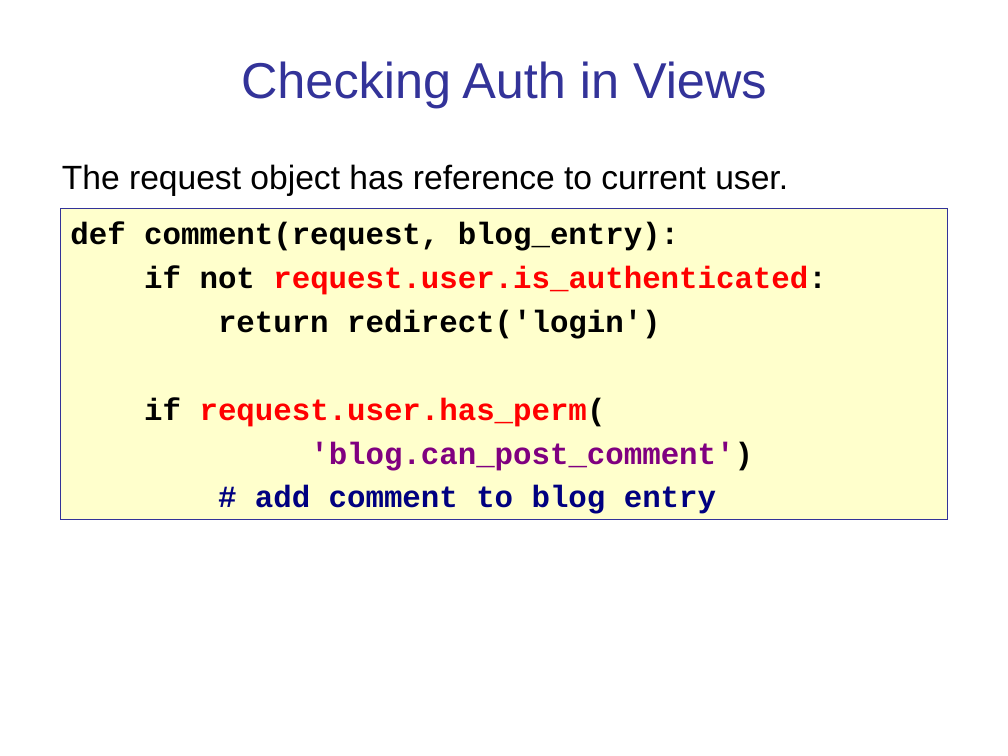
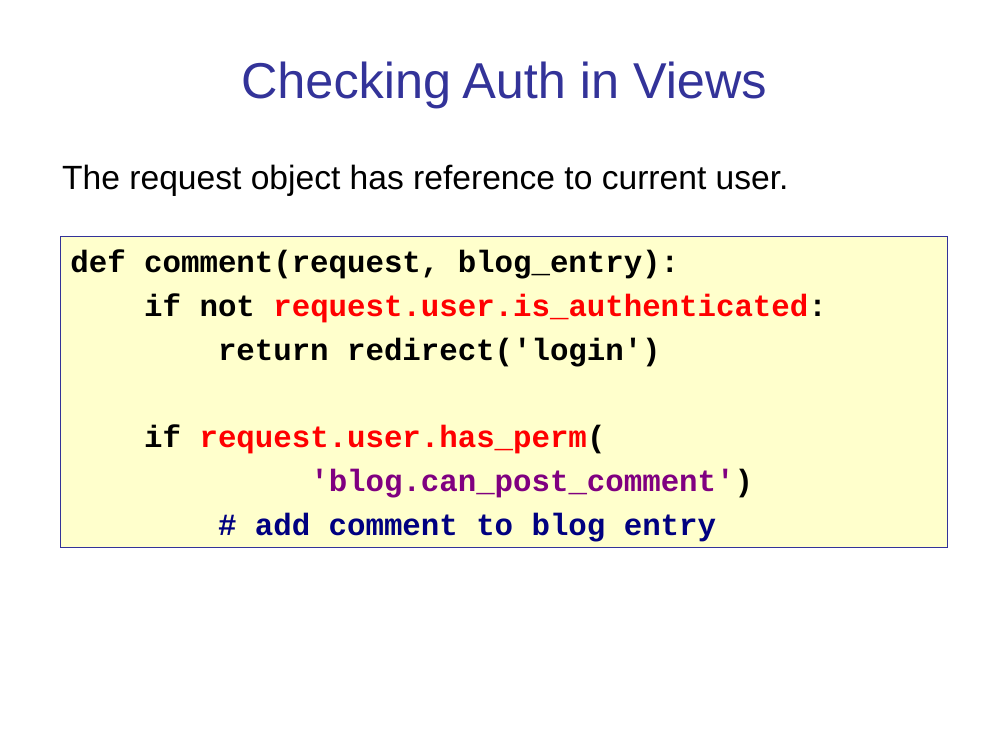
Before and after one commit to cpske/ISP, a slide deck: slide 20 of authentication/Authentication-and-Authorization.ppt (slide 8 before the commit). Drawn at 1008x756 pixels with LibreOffice and Linux fonts; fonts in the diff are those of the drawing. Boxes give left, top, right and bottom in pixels: in the first picture for what was removed or moved away, otherwise in the second. Text is boxed around its words. In the diff, an @@ line names an element or a change of style, - is before the commit and + after.

```diff
--- a/authentication/Authentication-and-Authorization.ppt
+++ b/authentication/Authentication-and-Authorization.ppt
@@ rectangle "def comment(request, blog_entry):": place and size @@
-rectangle "def comment(request, blog_entry):" at (60,209,948,519)
+rectangle "def comment(request, blog_entry):" at (60,236,948,546)
```
Also in this commit, not shown: 5 other slides changed, 13 slides added, 12 other files.
